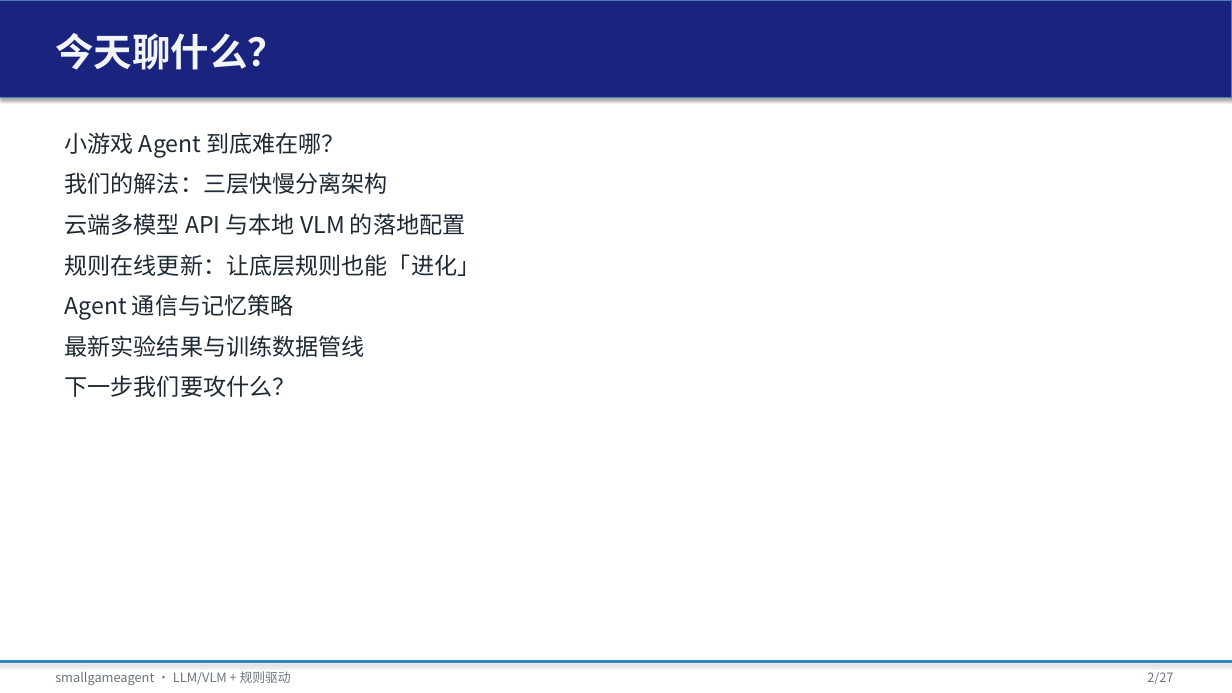
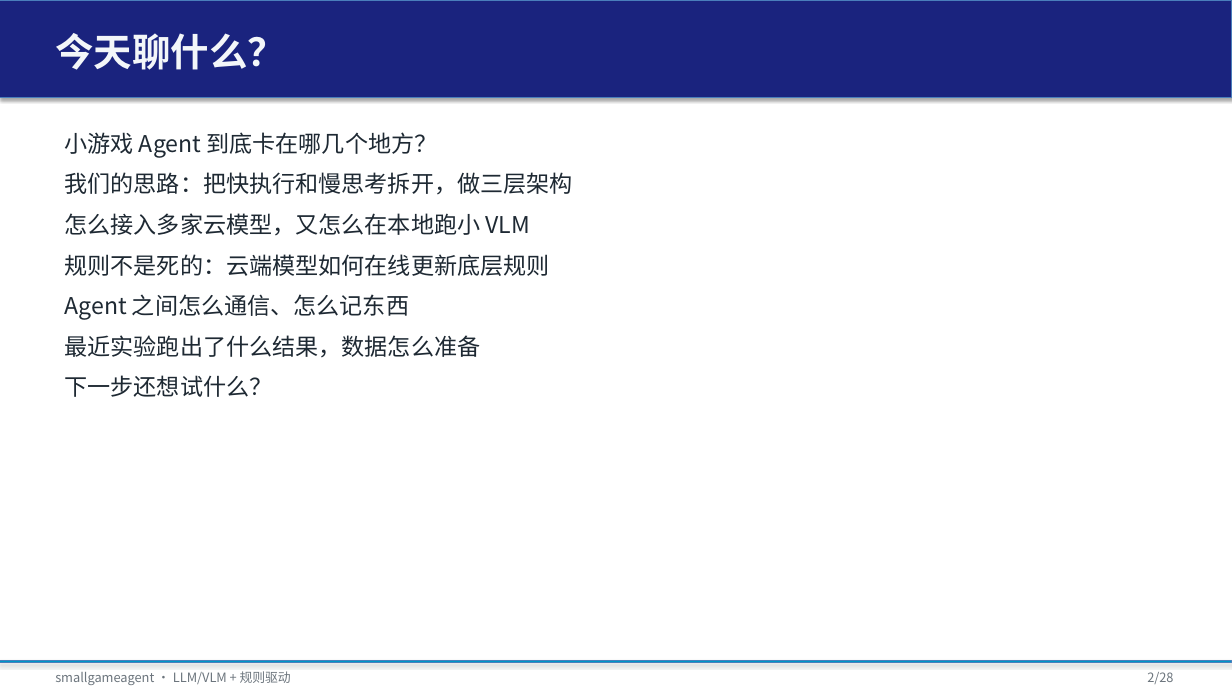
Before and after one commit to tzhazuma/smallgameagent, a slide deck: slide 2 of reports/smallgameagent_report.pptx. Drawn at 1232x693 pixels with LibreOffice and Linux fonts; fonts in the diff are those of the drawing. Boxes give left, top, right and bottom in pixels: in the first picture for what was removed or moved away, otherwise in the second. Text is boxed around its words. In the diff, an @@ line names an element or a change of style, - is before the commit and + after.

```diff
--- a/reports/smallgameagent_report.pptx
+++ b/reports/smallgameagent_report.pptx
@@ text at (x1=64, y1=132, x2=572, y2=397): text changed @@
-小游戏 Agent 到底难在哪？
-我们的解法：三层快慢分离架构
-云端多模型 API 与本地 VLM 的落地配置
-规则在线更新：让底层规则也能「进化」
-Agent 通信与记忆策略
-最新实验结果与训练数据管线
-下一步我们要攻什么？
+小游戏 Agent 到底卡在哪几个地方？
+我们的思路：把快执行和慢思考拆开，做三层架构
+怎么接入多家云模型，又怎么在本地跑小 VLM
+规则不是死的：云端模型如何在线更新底层规则
+Agent 之间怎么通信、怎么记东西
+最近实验跑出了什么结果，数据怎么准备
+下一步还想试什么？
@@ text at (x1=1147, y1=672, x2=1173, y2=684): text changed @@
-2/27
+2/28
```
Also in this commit, not shown: 25 other slides changed, 1 slide added, 10 other files.
